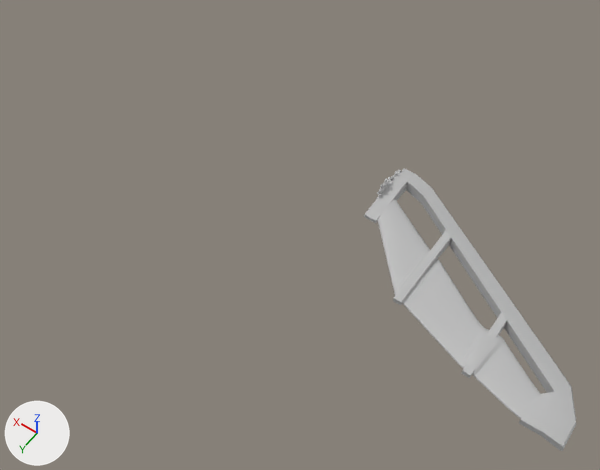
An edit to the FBX model Skyrates/Assets/Resources/Meshes/Components/ship_navigation_tier2R.FBX, drawn before and after from the same camera.
Both versions are drawn from a camera (50 mm lens) standing at (-1.58, 2.51, 3.33) and looking at (0.09, 0.17, -0.36). Every picture has the same lights, and +X, +Y and +Z are marked at lower left. Where no turn or scale is listed for an object, it has been applied to the vertices.

In view in the first picture: 'ship_navigation_tier2R'.
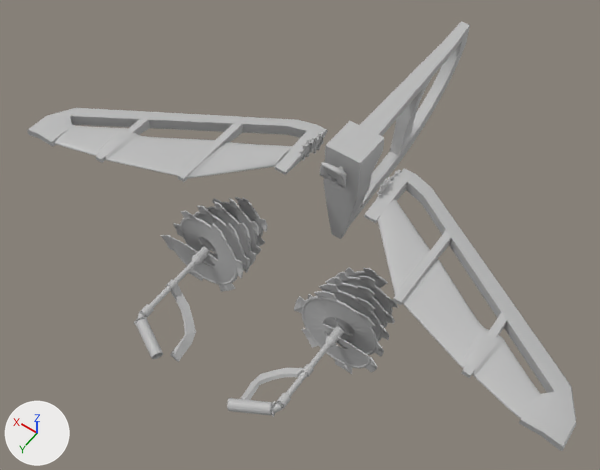
Where the newer file only moved an object's origin or applied its transform, the numbers keep the older frame.

Pixel boxes (x1, y1, x2, y2) of what changed, in the pictures (600 x 470 px):
'ship_propulsion_tier2', added: after (134, 197, 398, 417)
'ship_navigation_tier2L', added: after (27, 108, 328, 182)
'ship_figurehead_tier2', added: after (323, 21, 470, 239)
'ship_artillery_tier2', added: after (320, 162, 347, 189)

The change, as a diff of the scene's bpy script:
```diff
--- a/Skyrates/Assets/Resources/Meshes/Components/ship_navigation_tier2R.FBX.py
+++ b/Skyrates/Assets/Resources/Meshes/Components/ship_navigation_tier2R.FBX.py
@@ mat_lambert3 @@
+mat_lambert3 = principled_material('lambert3')
+mat_lambert3.base_color = (0.5, 0.5, 0.5)  # grey #bcbcbc
@@ mat_lambert2 @@
+mat_lambert2 = principled_material('lambert2')
+mat_lambert2.base_color = (0.5, 0.5, 0.5)  # grey #bcbcbc
@@ me_mesh_002 @@
+me_mesh_002.from_pydata(...)  # 156 vertices, 168 faces; spans x -0.111..0.111, y -1.433..-0.07, z -0.561..0.131
+me_mesh_002.materials.append(mat_lambert1)  # grey #bcbcbc
@@ me_mesh_003 @@
+me_mesh_003.from_pydata(...)  # 3778 vertices, 7474 faces; spans x -71.5..70.9, y -25.9..25.9, z -3.4..99.7
+me_mesh_003.materials.append(mat_lambert1)  # grey #bcbcbc
@@ me_mesh_1 @@
+me_mesh_1.from_pydata(...)  # 1290 vertices, 1218 faces; spans x 0.242..1.644, y -0.332..0.666, z -0.112..0.064
+me_mesh_1.materials.append(mat_lambert3)  # grey #bcbcbc
@@ me_mesh_001 @@
+me_mesh_001.from_pydata(...)  # 417 vertices, 411 faces; spans x -0.081..0.081, y -0.219..0.028, z -0.076..0.104
+me_mesh_001.materials.append(mat_lambert2)  # grey #bcbcbc
@@ ob_ship_figurehead_tier2 @@
+ob_ship_figurehead_tier2 = bpy.data.objects.new('ship_figurehead_tier2', me_mesh_002)
+ob_ship_figurehead_tier2.location = (0.0, 0.0, 0.0)
@@ ob_ship_propulsion_tier2 @@
+ob_ship_propulsion_tier2 = bpy.data.objects.new('ship_propulsion_tier2', me_mesh_003)
+ob_ship_propulsion_tier2.location = (-0.003, 1.208, -0.342)
+ob_ship_propulsion_tier2.rotation_euler = (-1.571, 0.0, 0.0)  # degrees (-90, 0, 0)
+ob_ship_propulsion_tier2.scale = (-0.01, -0.01, -0.01)
@@ ob_ship_navigation_tier2l @@
+ob_ship_navigation_tier2l = bpy.data.objects.new('ship_navigation_tier2L', me_mesh_1)
+ob_ship_navigation_tier2l.location = (0.0, 0.0, 0.0)
@@ ob_ship_artillery_tier2 @@
+ob_ship_artillery_tier2 = bpy.data.objects.new('ship_artillery_tier2', me_mesh_001)
+ob_ship_artillery_tier2.location = (0.0, 0.0, 0.02)
```
